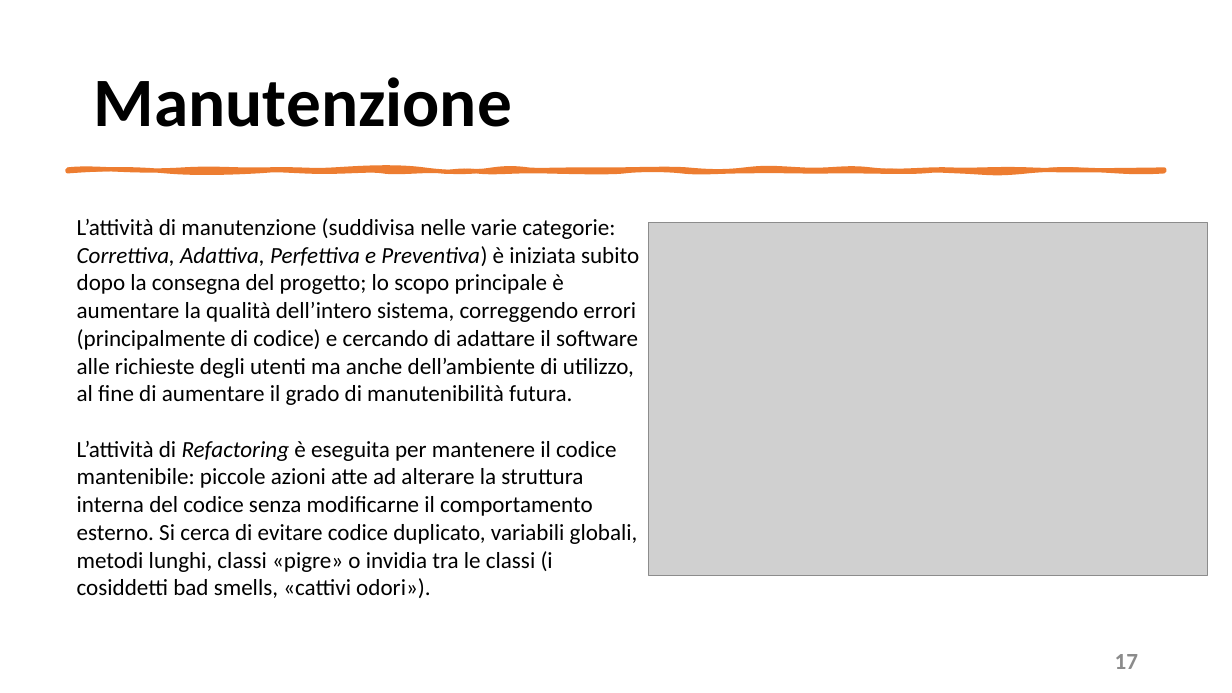
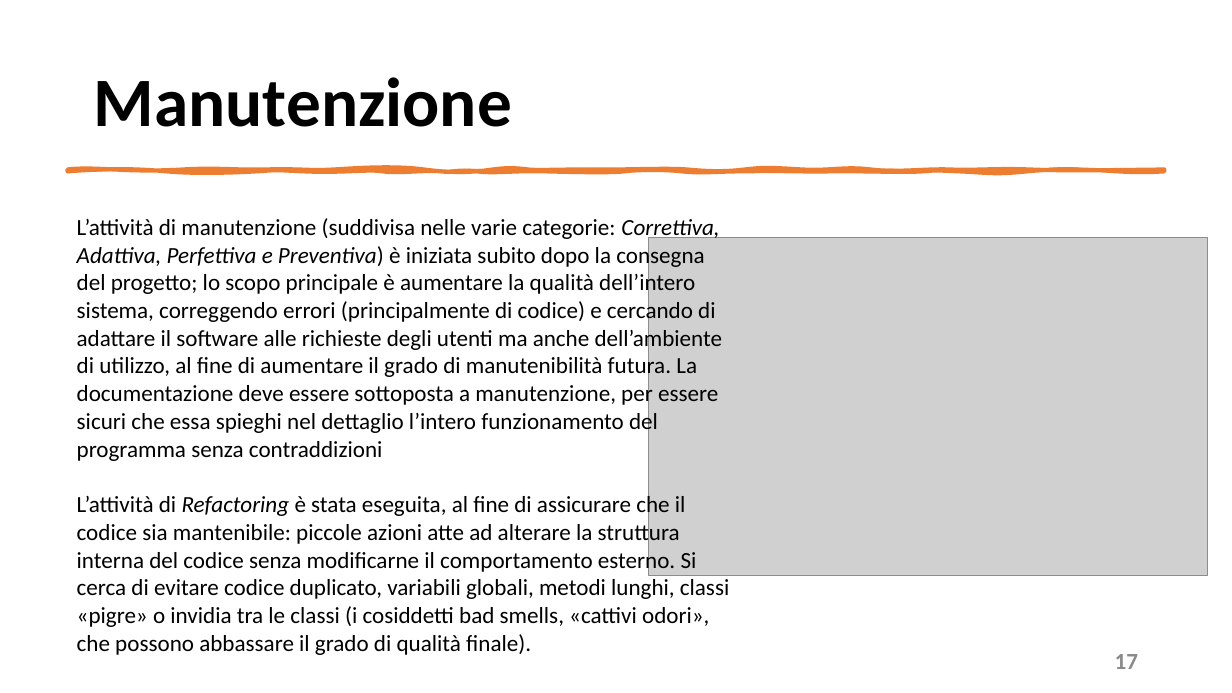
Before and after one commit to mangilimatteo/Progetto_Ingegneria_Software_Cattaneo_Mangili_Saini, a slide deck: slide 17 of Presentazione/Presentazione_Progetto.pptx. Drawn at 1232x693 pixels with LibreOffice and Linux fonts; fonts in the diff are those of the drawing; grey boxes stand for pictures. Boxes give left, top, right and bottom in pixels: in the first picture for what was removed or moved away, otherwise in the second. Text is boxed around its words. In the diff, an @@ line names an element or a change of style, - is before the commit and + after.

Commit message:
Update Presentazione Progetto
Pattern

```diff
--- a/Presentazione/Presentazione_Progetto.pptx
+++ b/Presentazione/Presentazione_Progetto.pptx
@@ text at (x1=77, y1=218, x2=729, y2=655): text changed @@
-L’attività di manutenzione (suddivisa nelle varie categorie: Correttiva, Adattiva, Perfettiva e Preventiva) è iniziata subito dopo la consegna del progetto; lo scopo principale è aumentare la qualità dell’intero sistema, correggendo errori (principalmente di codice) e cercando di adattare il software alle richieste degli utenti ma anche dell’ambiente di utilizzo, al fine di aumentare il grado di manutenibilità futura.
-L’attività di Refactoring è eseguita per mantenere il codice mantenibile: piccole azioni atte ad alterare la struttura interna del codice senza modificarne il comportamento esterno. Si cerca di evitare codice duplicato, variabili globali, metodi lunghi, classi «pigre» o invidia tra le classi (i cosiddetti bad smells, «cattivi odori»).
+L’attività di manutenzione (suddivisa nelle varie categorie: Correttiva, Adattiva, Perfettiva e Preventiva) è iniziata subito dopo la consegna del progetto; lo scopo principale è aumentare la qualità dell’intero sistema, correggendo errori (principalmente di codice) e cercando di adattare il software alle richieste degli utenti ma anche dell’ambiente di utilizzo, al fine di aumentare il grado di manutenibilità futura. La documentazione deve essere sottoposta a manutenzione, per essere sicuri che essa spieghi nel dettaglio l’intero funzionamento del programma senza contraddizioni
+L’attività di Refactoring è stata eseguita, al fine di assicurare che il codice sia mantenibile: piccole azioni atte ad alterare la struttura interna del codice senza modificarne il comportamento esterno. Si cerca di evitare codice duplicato, variabili globali, metodi lunghi, classi «pigre» o invidia tra le classi (i cosiddetti bad smells, «cattivi odori», che possono abbassare il grado di qualità finale).
@@ picture resized from (x1=649, y1=223, x2=1208, y2=576) to (x1=649, y1=238, x2=1208, y2=576) @@
```
Also in this commit, not shown: 5 other slides changed.
